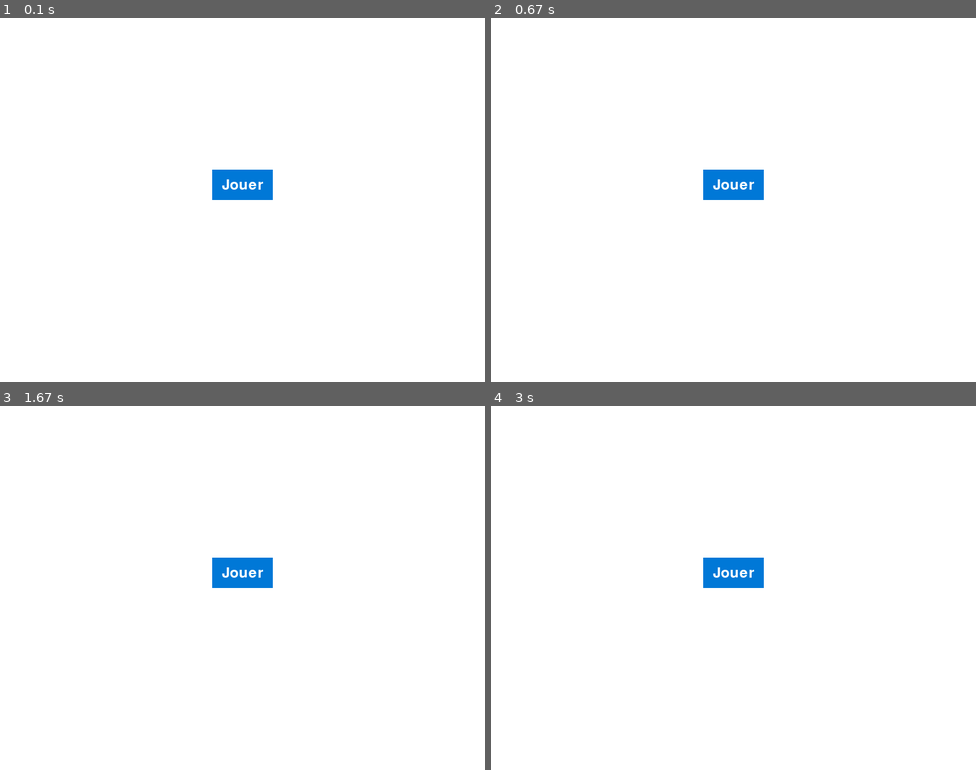
Above: before the commit, frames 1-4 (two rows, left to right).
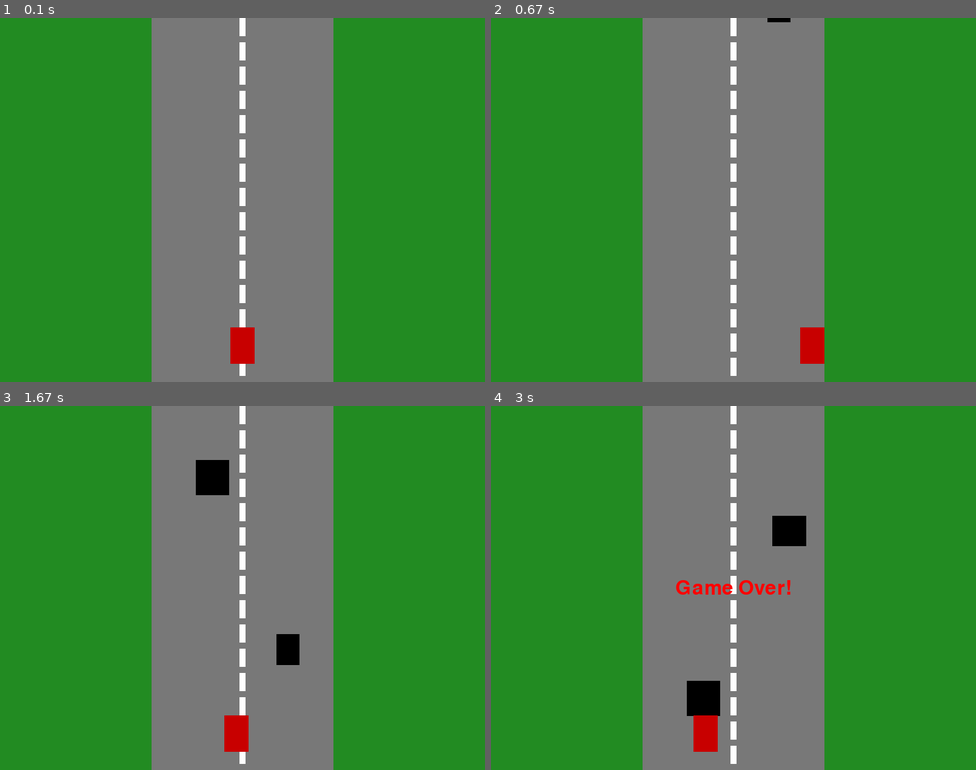
Above: after the commit, the same moments.

Repository: RaphaelGEAY/Projet-PyGame
Game: pygame game, started from Game.py
Same seed, same stepped clock (60 frames per second), same inputs: the game is played once before the commit and once after it.
Inputs:
- Up to frame 1 (0.1 s): no input
- Up to frame 2 (0.67 s): hold Right from 0.33 s (still down)
- Up to frame 3 (1.67 s): release Right at 0.8 s; hold Left from 1.33 s (still down)
- Up to frame 4 (3 s): release Left at 1.87 s; hold Left 1.9-2.3 s; hold Right 2.33-2.97 s

The runs differ from the first frame. In frame 1, 99% of the frame differs, in the area x 0-100%, y 0-100%; in frame 2, 99%; in frame 3, 99%; in frame 4, 99%.

Commit message:
test interface

Diff:
--- a/Game.py
+++ b/Game.py
@@ -1,52 +1,107 @@
+
+
 import pygame
 import sys
+import random
 
 # Initialisation de Pygame
 pygame.init()
 
-# Définir la taille de la fenêtre
+# Dimensions de la fenêtre
 WIDTH, HEIGHT = 800, 600
 screen = pygame.display.set_mode((WIDTH, HEIGHT))
-pygame.display.set_caption("Interface Pygame")
+pygame.display.set_caption("Jeu d'esquive d'obstacles 2D")
 
-# Définir les couleurs
+# Couleurs
+GREEN = (34, 139, 34)
+GRAY = (120, 120, 120)
 WHITE = (255, 255, 255)
-BLUE = (0, 120, 215)
+RED = (200, 0, 0)
+OBSTACLE_COLORS = [(0,0,0), (0,120,215), (255,140,0), (128,0,128)]
 
-# Boucle principale
-running = True
-while running:
-    button_rect = pygame.Rect(350, 250, 100, 50)
-    button_color = BLUE
-    mouse_pos = pygame.mouse.get_pos()
-    mouse_pressed = pygame.mouse.get_pressed()[0]
+# Voiture
+car_width, car_height = 40, 60
+car_x = WIDTH // 2 - car_width // 2
+car_y = HEIGHT - car_height - 30
+car_speed = 7
 
-    # Changement de couleur au survol
-    if button_rect.collidepoint(mouse_pos):
-        if mouse_pressed:
-            button_color = (0, 80, 150)  # Couleur lors du clic
-        else:
-            button_color = (0, 180, 255)  # Couleur lors du survol
+# Route
+road_width = 300
+road_x = WIDTH // 2 - road_width // 2
 
+# Obstacles
+obstacles = []
+obstacle_timer = 0
+obstacle_interval = 40  # frames
+
+clock = pygame.time.Clock()
+font = pygame.font.SysFont(None, 48)
+game_over = False
+
+def spawn_obstacle():
+    obs_width = random.randint(30, 70)
+    obs_height = random.randint(30, 60)
+    obs_x = random.randint(road_x, road_x + road_width - obs_width)
+    obs_y = -obs_height
+    color = random.choice(OBSTACLE_COLORS)
+    obstacles.append({"rect": pygame.Rect(obs_x, obs_y, obs_width, obs_height), "color": color})
+
+while True:
     for event in pygame.event.get():
         if event.type == pygame.QUIT:
-            running = False
-        if event.type == pygame.MOUSEBUTTONDOWN:
-            if button_rect.collidepoint(event.pos):
-                print("Bouton Jouer cliqué !")
+            pygame.quit()
+            sys.exit()
 
-    screen.fill(WHITE)
+    if not game_over:
+        # Contrôles clavier (gauche/droite uniquement)
+        keys = pygame.key.get_pressed()
+        if keys[pygame.K_LEFT]:
+            car_x -= car_speed
+        if keys[pygame.K_RIGHT]:
+            car_x += car_speed
 
-    # Exemple d'interface : un bouton
-    pygame.draw.rect(screen, button_color, button_rect)
+        # Empêcher la voiture de sortir de la route
+        if car_x < road_x:
+            car_x = road_x
+        if car_x + car_width > road_x + road_width:
+            car_x = road_x + road_width - car_width
 
-    # Texte sur le bouton
-    font = pygame.font.SysFont(None, 36)
-    text = font.render("Jouer", True, WHITE)
-    text_rect = text.get_rect(center=button_rect.center)
-    screen.blit(text, text_rect)
+        # Génération d'obstacles
+        obstacle_timer += 1
+        if obstacle_timer >= obstacle_interval:
+            spawn_obstacle()
+            obstacle_timer = 0
+
+        # Mouvement des obstacles
+        for obs in obstacles:
+            obs["rect"].y += 7
+
+        # Collision
+        car_rect = pygame.Rect(car_x, car_y, car_width, car_height)
+        for obs in obstacles:
+            if car_rect.colliderect(obs["rect"]):
+                game_over = True
+
+        # Retirer les obstacles hors écran
+        obstacles = [obs for obs in obstacles if obs["rect"].y < HEIGHT]
+
+    # Dessin de la carte
+    screen.fill(GREEN)  # Herbe
+    pygame.draw.rect(screen, GRAY, (road_x, 0, road_width, HEIGHT))  # Route
+    for i in range(0, HEIGHT, 40):
+        pygame.draw.rect(screen, WHITE, (WIDTH//2 - 5, i, 10, 30))
+
+    # Dessin des obstacles
+    for obs in obstacles:
+        pygame.draw.rect(screen, obs["color"], obs["rect"])
+
+    # Dessin de la voiture
+    pygame.draw.rect(screen, RED, (car_x, car_y, car_width, car_height))
+
+    if game_over:
+        text = font.render("Game Over!", True, (255,0,0))
+        text_rect = text.get_rect(center=(WIDTH//2, HEIGHT//2))
+        screen.blit(text, text_rect)
 
     pygame.display.flip()
-
-pygame.quit()
-sys.exit()
+    clock.tick(60)
